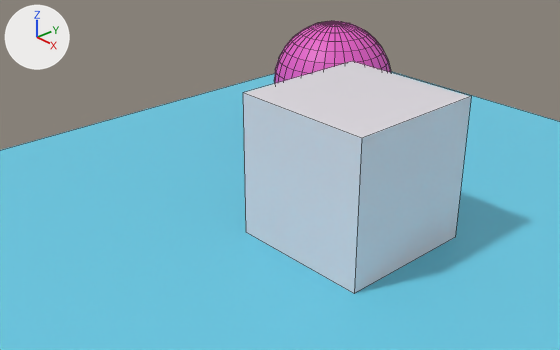
Two versions of the Blender file my-first-material.blend, one commit apart.
Camera for both pictures: a camera (50 mm lens) standing at (6.15, -6.87, 4.23) and looking at (-0.83, -0.52, -0.23). The axes (+X, +Y, +Z) are drawn at upper left. The lights are the same throughout. Mesh edges are drawn as thin lines.
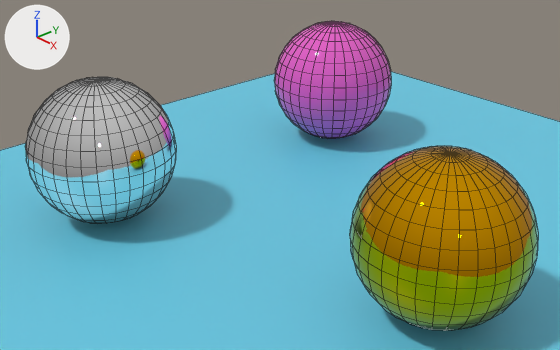
Location of each change, [x1, y1, x2, y2] in pixels of the pictures (560 x 350 px):
```json
{"object": "Cube", "change": "deleted", "before": [243, 61, 471, 294]}
{"object": "GoldSphere", "change": "added", "after": [350, 146, 538, 331]}
{"object": "SilverSphere", "change": "added", "after": [25, 77, 176, 224]}
{"object": "Sphere", "change": "unchanged, uncovered by the edit", "before": [274, 21, 391, 83], "after": [274, 21, 391, 139]}
```

Scene script edits in JSON lines:
```json
{"op": "add", "block": "mat_silver_material", "code": ["mat_silver_material = principled_material('silver-material')", "mat_silver_material.base_color = (1.0, 1.0, 1.0)  # white #ffffff", "mat_silver_material.metallic = 1.0", "mat_silver_material.roughness = 0.0", "mat_silver_material.specular_ior_level = 0.665"]}
{"op": "add", "block": "mat_gold_material", "code": ["mat_gold_material = principled_material('gold-material')", "mat_gold_material.base_color = (0.972, 0.452, 0.0)  # yellow #fcb300", "mat_gold_material.metallic = 1.0", "mat_gold_material.roughness = 0.0"]}
{"op": "add", "block": "me_sphere_002", "code": ["me_sphere_002 = bpy.data.meshes.new('Sphere.002')", "me_sphere_002.from_pydata(...)  # a UV sphere (32 segments, 16 rings, poles along z) spanning x -1.0..1.0, y -1.0..1.0, z -1.0..1.0", "me_sphere_002.polygons.foreach_set('use_smooth', [True] * 512)", "me_sphere_002.materials.append(mat_silver_material)  # white #ffffff"]}
{"op": "add", "block": "me_sphere_001", "code": ["me_sphere_001 = bpy.data.meshes.new('Sphere.001')", "me_sphere_001.from_pydata(...)  # a UV sphere (32 segments, 16 rings, poles along z) spanning x -1.0..1.0, y -1.0..1.0, z -1.0..1.0", "me_sphere_001.polygons.foreach_set('use_smooth', [True] * 512)", "me_sphere_001.materials.append(mat_gold_material)  # yellow #fcb300"]}
{"op": "remove", "block": "ob_cube", "code": ["ob_cube = bpy.data.objects.new('Cube', me_cube)", "ob_cube.location = (0.0, 0.0, 0.0)"]}
{"op": "add", "block": "ob_silversphere", "code": ["ob_silversphere = bpy.data.objects.new('SilverSphere', me_sphere_002)", "ob_silversphere.location = (-2.68, -2.117, 0.0)"]}
{"op": "add", "block": "ob_goldsphere", "code": ["ob_goldsphere = bpy.data.objects.new('GoldSphere', me_sphere_001)", "ob_goldsphere.location = (1.888, -0.618, 0.0)"]}
```
